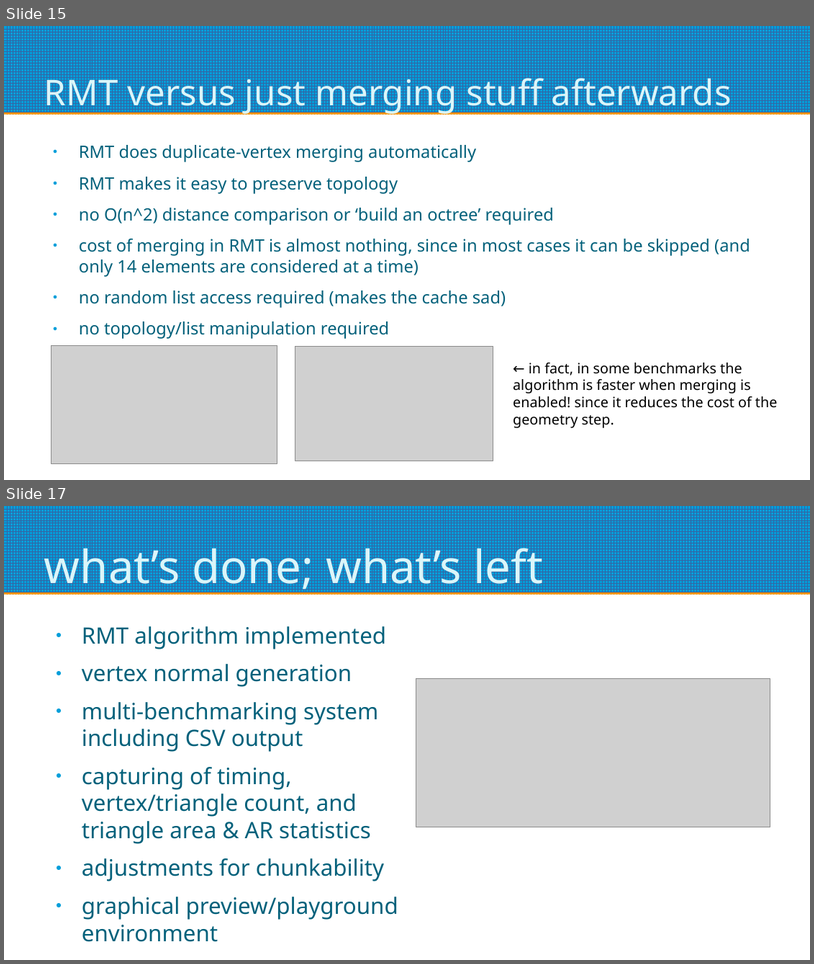
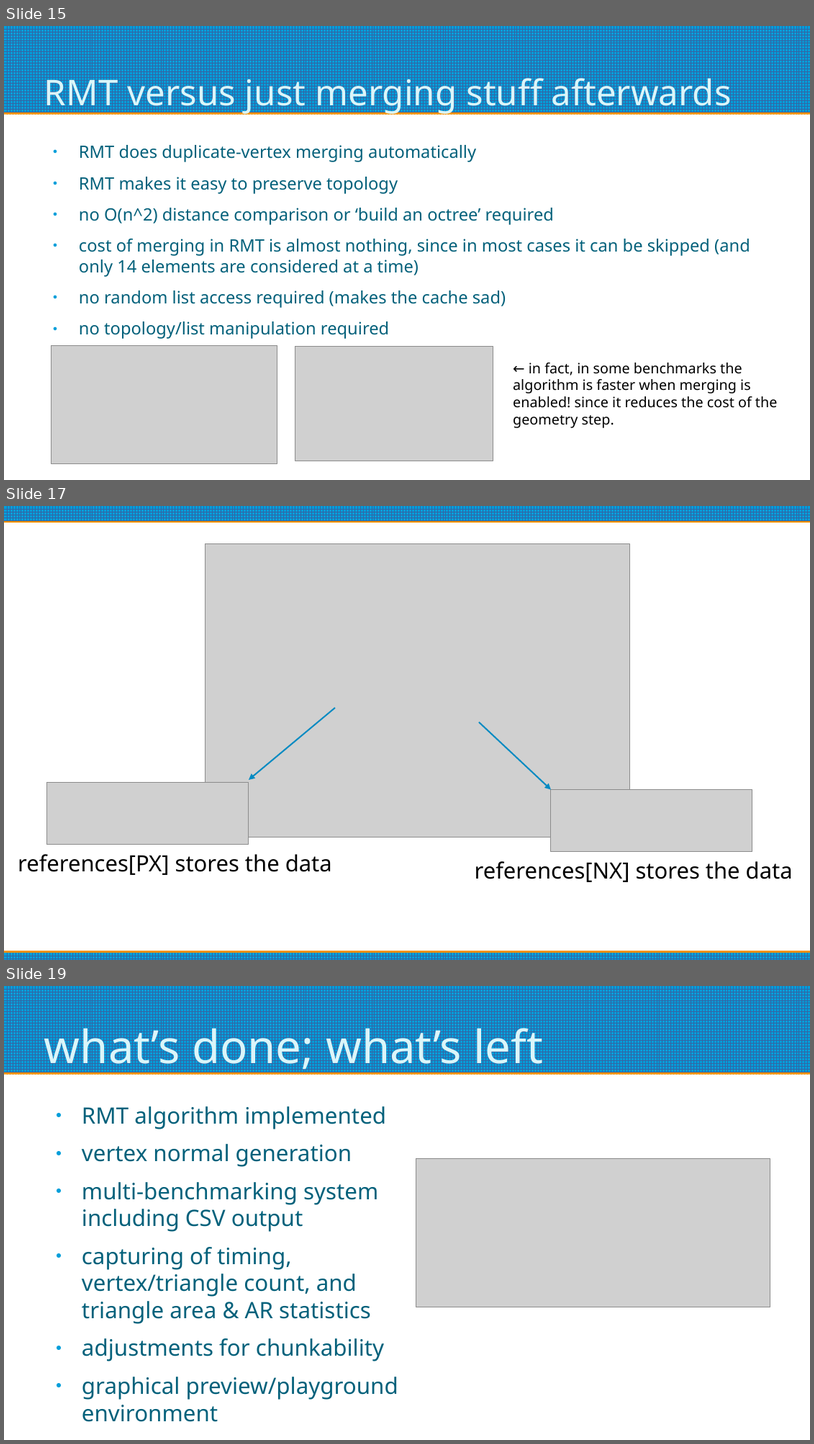
Before and after one commit to oculometric/marching-tetrahedra-fyp, a slide deck: doc/mid project review.odp. Shown one above the other, each under a label of ours: slides 15 and 17 before the commit, slides 15, 17 and 19 after it; the slides between them are not shown. The pictures are 814x964 and 814x1444 pixels, drawn with LibreOffice and Linux fonts; fonts in the diff are those of the drawing; grey boxes stand for pictures. Boxes give left, top, right and bottom in pixels: in the first picture for what was removed or moved away, otherwise in the second. Text is boxed around its words. In the diff, an @@ line names an element or a change of style, - is before the commit and + after.

```diff
--- a/doc/mid project review.odp
+++ b/doc/mid project review.odp
@@ slide 17 added at [4,506,810,960], background #FFFFFF @@
@@ rectangle added at [4,506,810,520], fill pattern #3465A4 on #009EDA @@
@@ picture added at [206,544,630,837] @@
@@ arrow added from (335, 708) to (249, 780), #008AC2 1.42 pt @@
@@ arrow added from (480, 722) to (551, 789), #008AC2 1.42 pt @@
@@ picture added at [47,782,249,844] @@
@@ picture added at [551,789,754,852] @@
@@ text added at [18,854,332,875], 22 pt, text #000000 @@
+references[PX] stores the data
@@ text added at [475,861,793,882], 22 pt, text #000000 @@
+references[NX] stores the data
@@ rectangle added at [4,952,810,960], fill pattern #3465A4 on #009EDA @@
@@ what was slide 17 is now slide 19 @@
```
Also in this commit, not shown: 2 other slides added, 1 slide removed.
